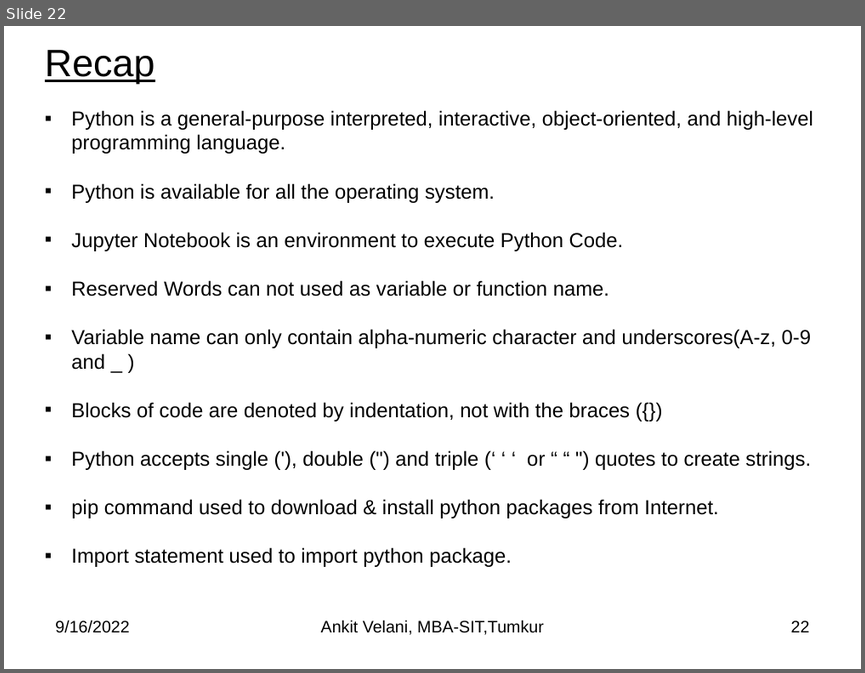
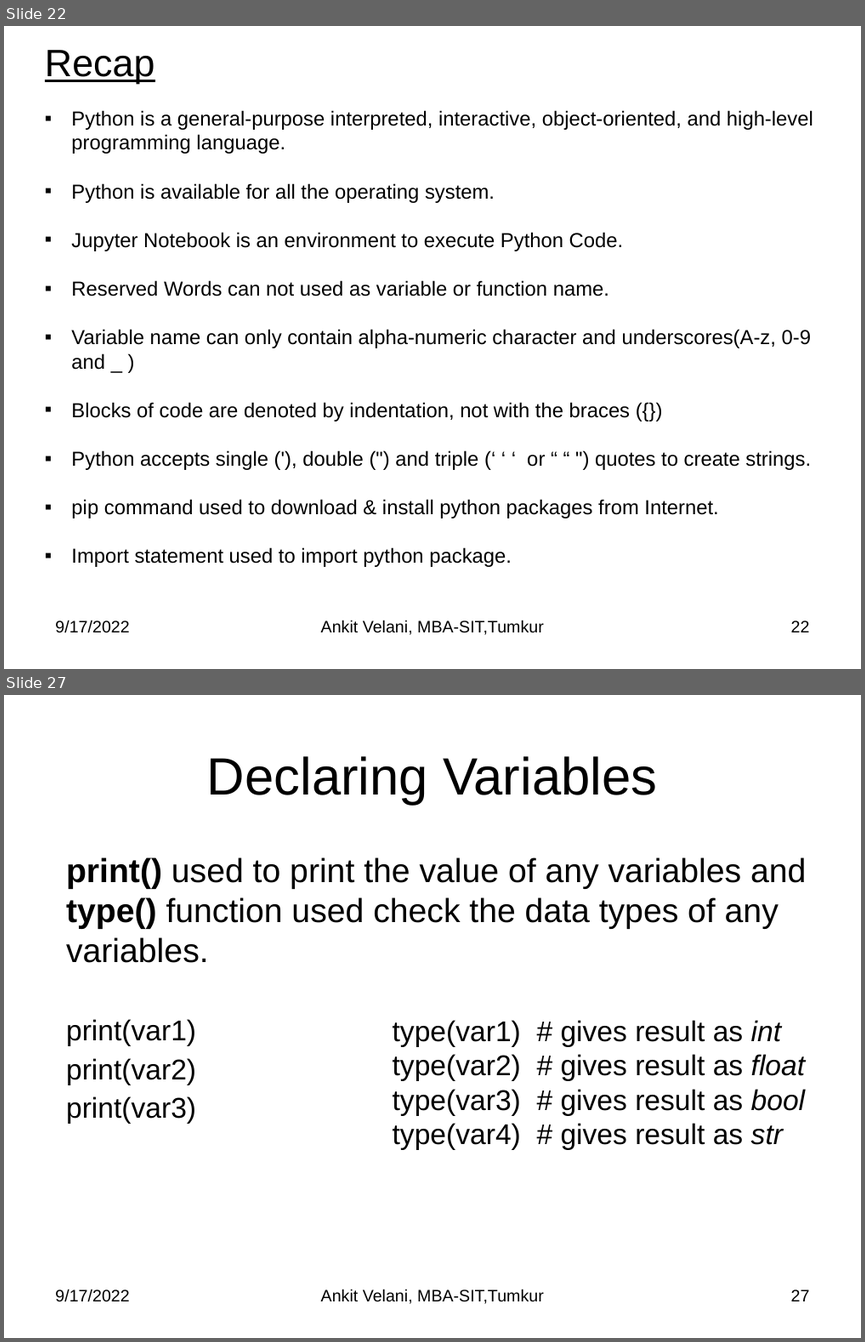
Before and after one commit to sitmbadept/sitmbadept.github.io, a slide deck: BDTM/Python/Unit-4-Python-Programming.pptx. Shown one above the other, each under a label of ours: slide 22 before the commit, slides 22 and 27 after it; the slides between them are not shown. The pictures are 865x673 and 865x1342 pixels, drawn with LibreOffice and Linux fonts; fonts in the diff are those of the drawing. Boxes give left, top, right and bottom in pixels: in the first picture for what was removed or moved away, otherwise in the second. Text is boxed around its words. In the diff, an @@ line names an element or a change of style, - is before the commit and + after.

```diff
--- a/BDTM/Python/Unit-4-Python-Programming.pptx
+++ b/BDTM/Python/Unit-4-Python-Programming.pptx
@@ slide 27 added at bbox=[4, 695, 861, 1338], background #FFFFFF @@
@@ title added at bbox=[207, 756, 657, 805], 44 pt, text #000000 @@
+Declaring Variables
@@ text added at bbox=[66, 857, 806, 1123], 28 pt, text #000000 @@
+print() used to print the value of any variables and type() function used check the data types of any variables.
+print(var1)
+print(var2)
+print(var3)
@@ text added at bbox=[392, 1020, 805, 1150], 24 pt, text #000000 @@
+type(var1) # gives result as int
+type(var2) # gives result as float
+type(var3) # gives result as bool
+type(var4) # gives result as str
@@ text added at bbox=[55, 1288, 129, 1302], 14 pt, text #000000 @@
+9/17/2022
@@ text added at bbox=[321, 1288, 544, 1304], 14 pt, text #000000 @@
+Ankit Velani, MBA-SIT,Tumkur
@@ page number added at bbox=[791, 1289, 810, 1301], 14 pt, text #000000 @@
+27
@@ slide 22 changed as well @@
@@ text at bbox=[55, 619, 129, 633]: text changed @@
-9/16/2022
+9/17/2022
```
Also in this commit, not shown: 20 other slides changed, 41 other slides added.
